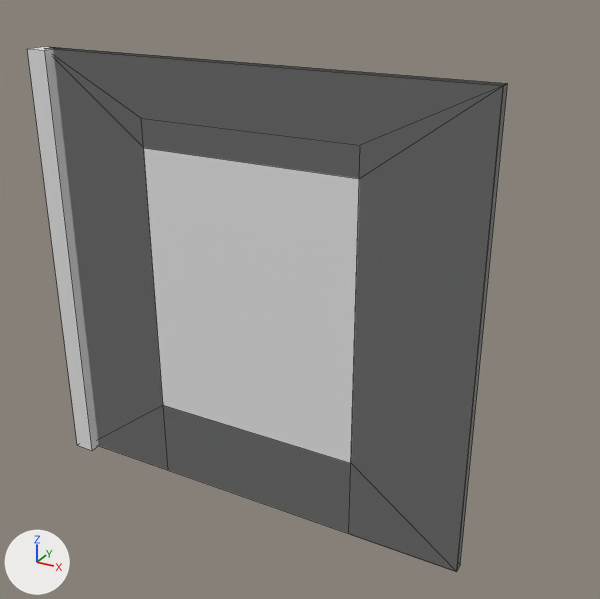
The Blender file Blender Files/walls.blend: old version first, new version second.
Rendered twice from a 50 mm lens placed at (3.49, -7.44, 4.9), pointed at (0.02, -1.12, 1.74). The lights are fixed; the arrows at lower left show +X, +Y and +Z. Mesh edges are drawn as thin lines.

Before the edit, the objects in view are built like this:
```python
me_cube_004 = bpy.data.meshes.new('Cube.004')
me_cube_004.from_pydata(...)  # a box spanning x -0.1..0.1, y -0.1..0.1, z 0.0..4.0
me_cube_005 = bpy.data.meshes.new('Cube.005')
me_cube_005.from_pydata(...)  # a box spanning x -2.0..2.0, y -2.0..-1.9, z 0.0..4.0
me_cube_006 = bpy.data.meshes.new('Cube.006')
me_cube_006.from_pydata(...)  # 16 vertices, 14 faces; spans x -2.0..2.0, y -2.0..-1.9, z 0.0..4.0
me_cube_007 = bpy.data.meshes.new('Cube.007')
me_cube_007.from_pydata(...)  # 16 vertices, 16 faces; spans x -2.0..2.0, y -2.0..-1.9, z 0.0..4.0
ob_wall_blank = bpy.data.objects.new('wall_blank', me_cube_005)
ob_wall_blank.location = (0.0, 0.0, 0.0)
ob_wall_connector = bpy.data.objects.new('wall_connector', me_cube_004)
ob_wall_connector.location = (-2.0, -2.0, 0.0)
ob_wall_doorframe = bpy.data.objects.new('wall_doorframe', me_cube_006)
ob_wall_doorframe.location = (0.0, 0.0, 0.0)
ob_wall_window = bpy.data.objects.new('wall_window', me_cube_007)
ob_wall_window.location = (0.0, 0.0, 0.0)
```
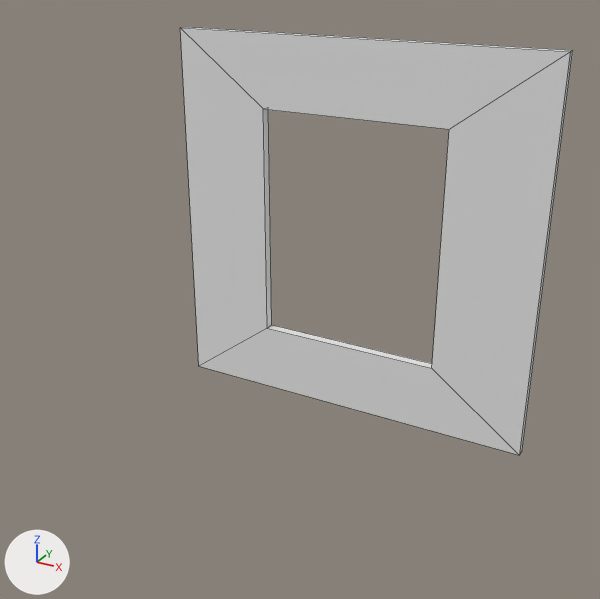
Location of each change, (x1, y1, x2, y2) in pixels of the pictures (600 x 599 px):
```json
{"object": "wall_window", "change": "mesh moved", "before": [46, 47, 502, 571], "after": [180, 27, 573, 455]}
{"object": "wall_blank", "change": "hidden", "before": [57, 66, 507, 570]}
{"object": "wall_doorframe", "change": "hidden", "before": [53, 49, 507, 572]}
{"object": "wall_connector", "change": "hidden", "before": [27, 46, 99, 450]}
```

Scene script edits in JSON lines:
```json
{"block": "me_cube_005", "where": "me_cube_005.from_pydata(...)  # 8 vertices, 6 faces; spans x -2.0..2.0, y -2.0..-1.9, z 0.0..4.0"}
{"block": "me_cube_005", "where": "# used by ob_wall_blank; location = (0.0, 0.0, 0.0)"}
{"block": "me_cube_005", "change": "me_cube_005 part 1: the whole mesh is moved by (0.0, 1.95, 0.0)"}
{"block": "me_cube_006", "where": "me_cube_006.from_pydata(...)  # 16 vertices, 14 faces; spans x -2.0..2.0, y -2.0..-1.9, z 0.0..4.0"}
{"block": "me_cube_006", "where": "# used by ob_wall_doorframe; location = (0.0, 0.0, 0.0)"}
{"block": "me_cube_006", "change": "me_cube_006 part 2: the whole mesh is moved by (0.0, 1.95, 0.0)"}
{"block": "me_cube_007", "where": "me_cube_007.from_pydata(...)  # 16 vertices, 16 faces; spans x -2.0..2.0, y -2.0..-1.9, z 0.0..4.0"}
{"block": "me_cube_007", "where": "# used by ob_wall_window; location = (0.0, 0.0, 0.0)"}
{"block": "me_cube_007", "change": "me_cube_007 part 3: the whole mesh is moved by (0.0, 1.95, 0.0)"}
{"op": "set", "path": "ob_wall_connector.location", "old": "(-2.0, -2.0, 0.0)", "new": "(0.0, 0.0, 0.0)"}
{"op": "add", "block": "ob_wall_connector", "code": "ob_wall_connector.hide_set(True)"}
{"op": "add", "block": "ob_wall_blank", "code": "ob_wall_blank.hide_set(True)"}
{"op": "add", "block": "ob_wall_doorframe", "code": "ob_wall_doorframe.hide_set(True)"}
```
